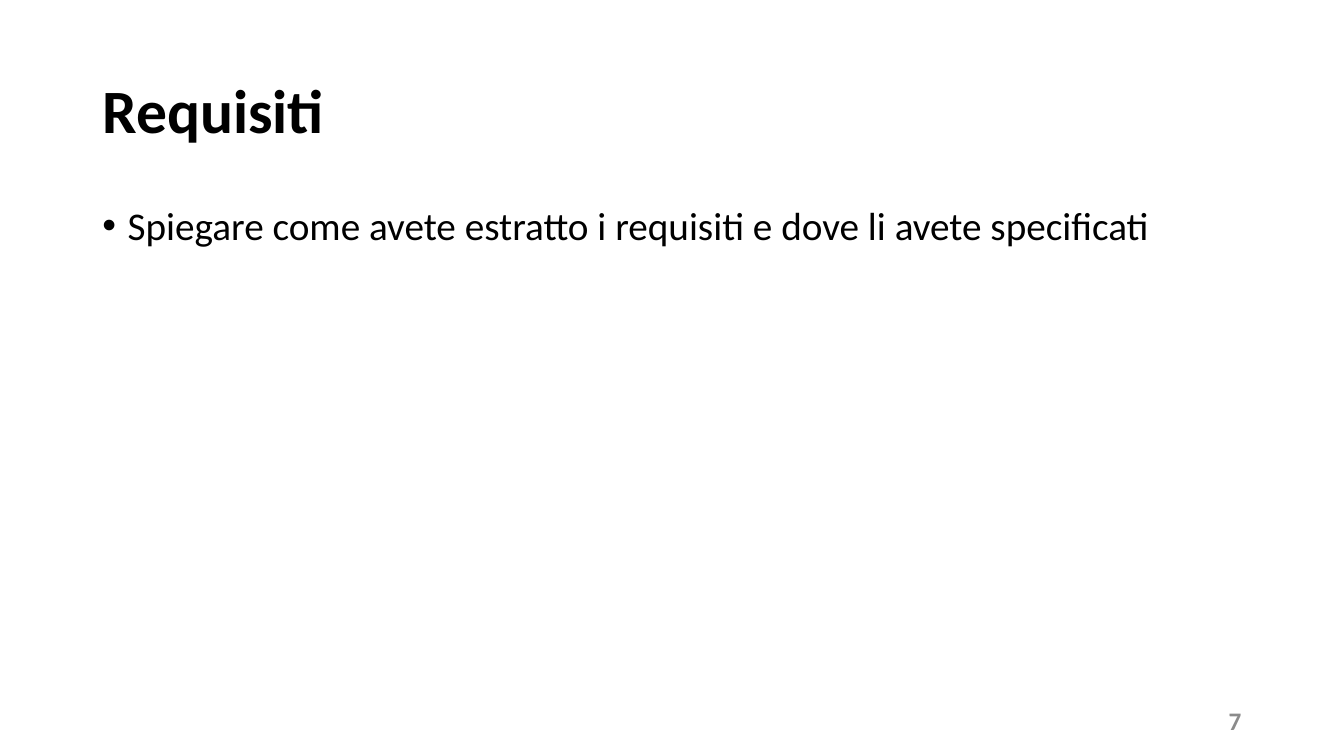
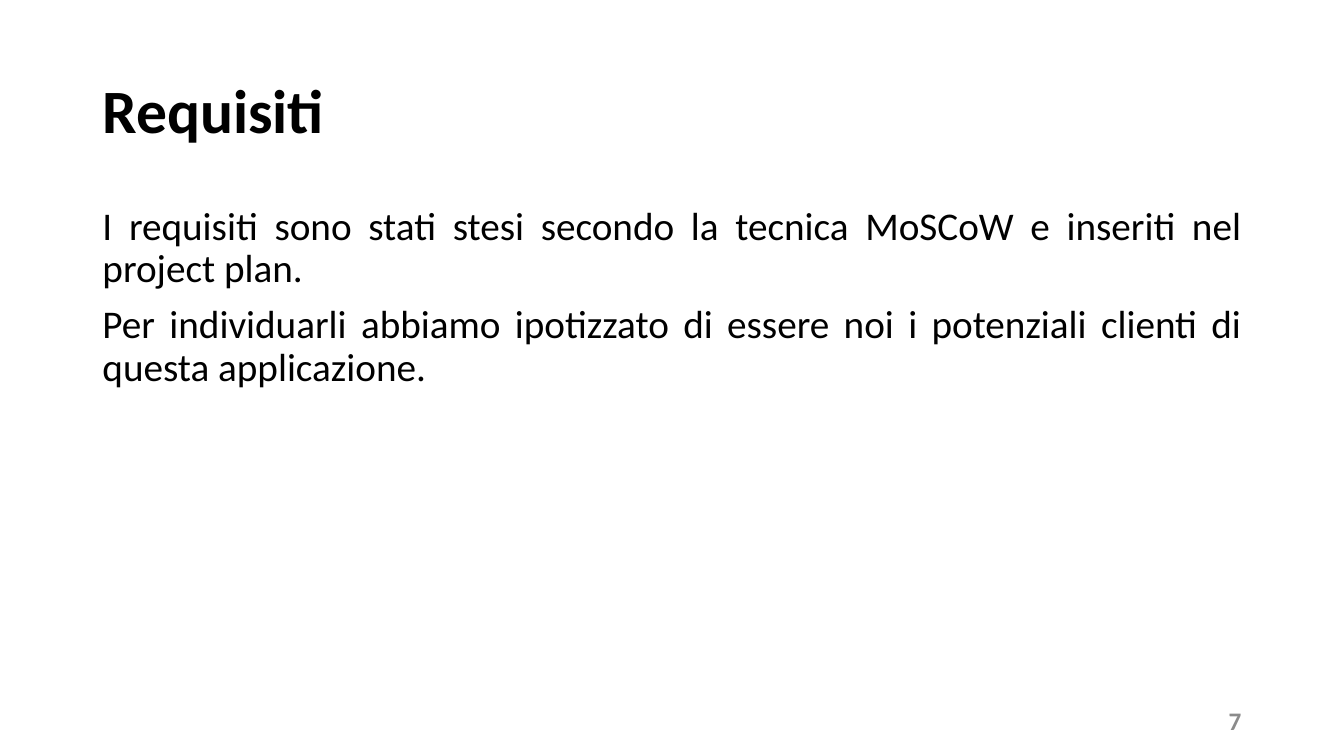
Before and after one commit to MatiasNegro/SteamDiscountAdviser, a slide deck: slide 7 of doc/presentation.pptx. Drawn at 1344x756 pixels with LibreOffice and Linux fonts; fonts in the diff are those of the drawing. Boxes give left, top, right and bottom in pixels: in the first picture for what was removed or moved away, otherwise in the second. Text is boxed around its words. In the diff, an @@ line names an element or a change of style, - is before the commit and + after.

```diff
--- a/doc/presentation.pptx
+++ b/doc/presentation.pptx
@@ text at (102, 212, 1241, 388): text changed @@
-• Spiegare come avete estratto i requisiti e dove li avete specificati
+I requisiti sono stati stesi secondo la tecnica MoSCoW e inseriti nel project plan.
+Per individuarli abbiamo ipotizzato di essere noi i potenziali clienti di questa applicazione.
```
Also in this commit, not shown: 3 other slides changed.
